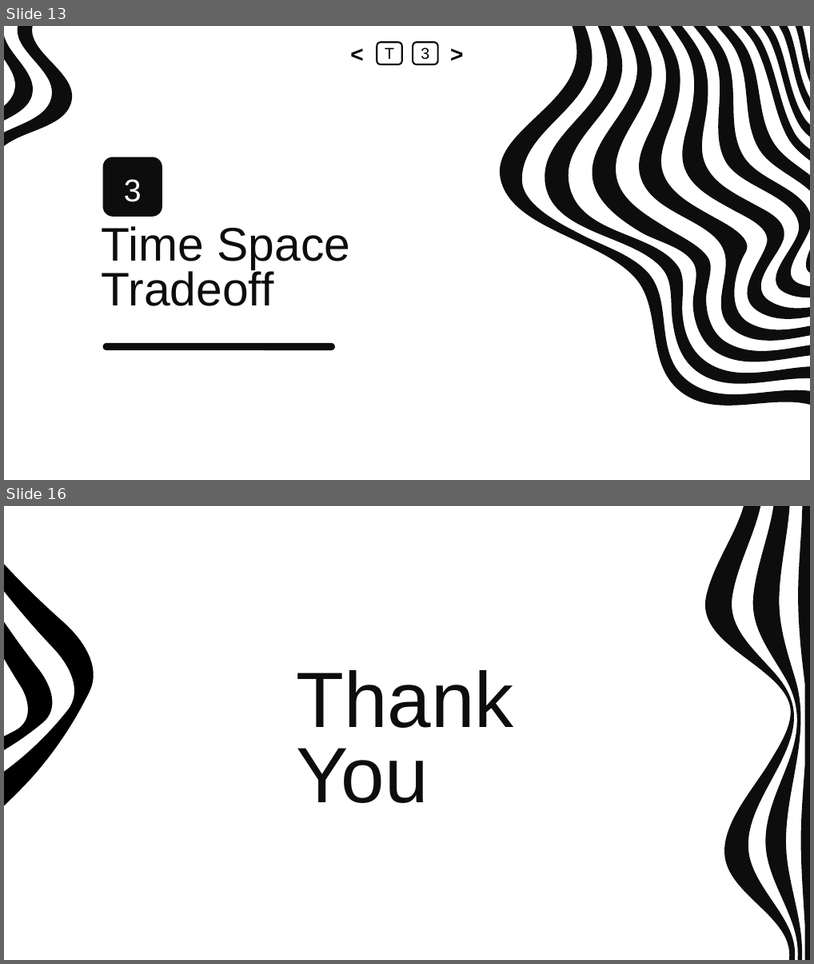
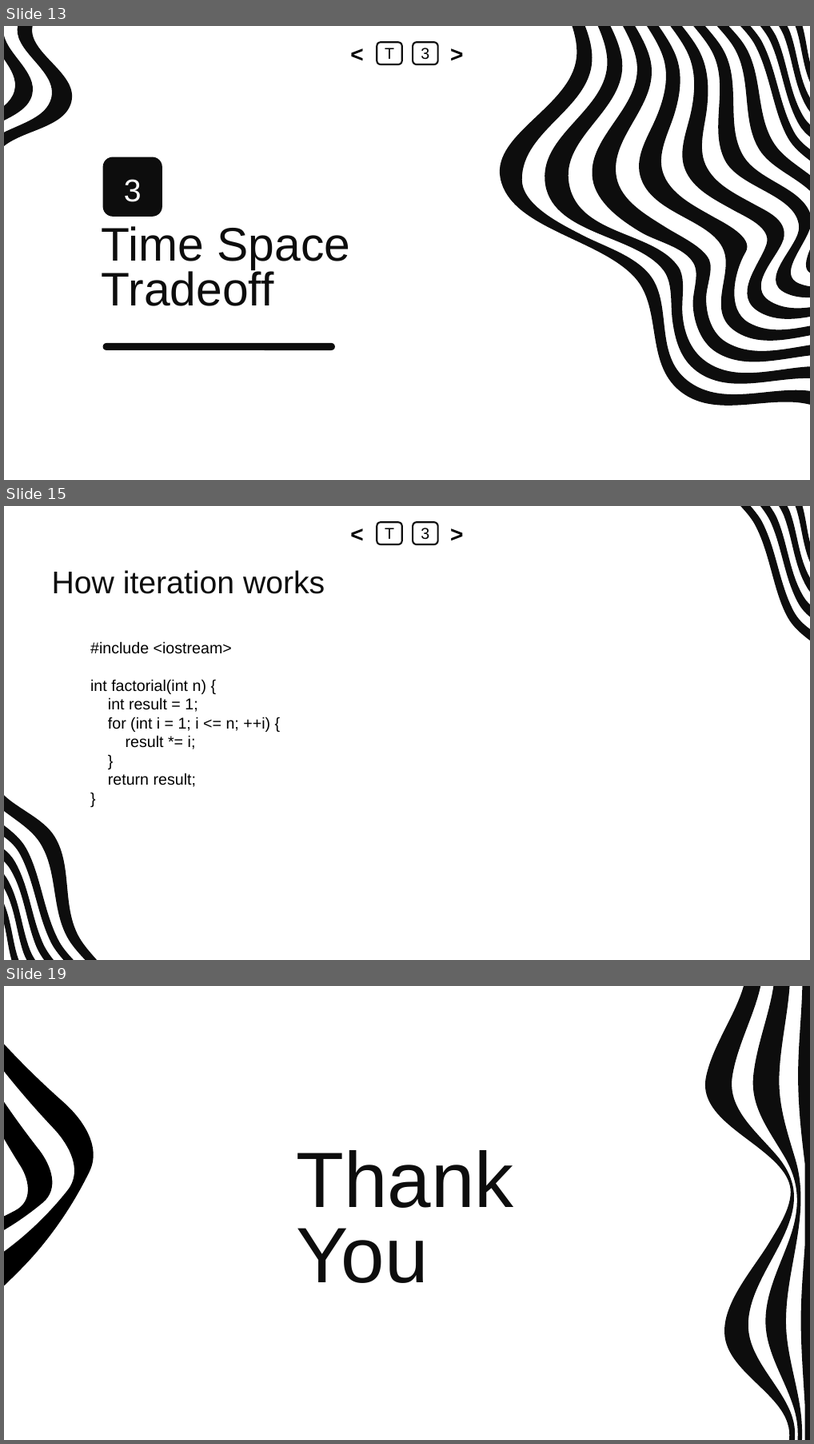
Before and after one commit to abrarhasan3/Data-Structure-Course-Content, a slide deck: Lecture 3/3. Recursion, Iteration, Time Space Trade off.pptx. Shown one above the other, each under a label of ours: slides 13 and 16 before the commit, slides 13, 15 and 19 after it; the slides between them are not shown. The pictures are 814x964 and 814x1444 pixels, drawn with LibreOffice and Linux fonts; fonts in the diff are those of the drawing. Boxes give left, top, right and bottom in pixels: in the first picture for what was removed or moved away, otherwise in the second. Text is boxed around its words. In the diff, an @@ line names an element or a change of style, - is before the commit and + after.

```diff
--- a/Lecture 3/3. Recursion, Iteration, Time Space Trade off.pptx
+++ b/Lecture 3/3. Recursion, Iteration, Time Space Trade off.pptx
@@ slide 15 added at <box>4,506,810,960</box>, background #FFFFFF @@
@@ text added at <box>345,522,370,544</box>, 20 pt, text #000000, bold @@
+<
@@ rounded rectangle added at <box>378,522,402,544</box>, fill #FFFFFF, outline #0D0D0D 1.5 pt, 14 pt, text #000000 @@
+T
@@ rounded rectangle added at <box>413,522,438,544</box>, fill #FFFFFF, outline #0D0D0D 1.5 pt, 14 pt, text #000000 @@
+3
@@ text added at <box>444,522,470,544</box>, 20 pt, text #000000, bold @@
+>
@@ group added at <box>4,506,810,960</box>: 9 freeform shapes @@
@@ title added at <box>52,570,325,594</box>, 28 pt, text #0D0D0D @@
+How iteration works
@@ text added at <box>90,641,270,787</box>, 14 pt, text #000000 @@
+#include <iostream>
+int factorial(int n) {
+int result = 1;
+for (int i = 1; i <= n; ++i) {
+result *= i;
+}
+return result;
+}
@@ what was slide 16 is now slide 19 @@
```
Also in this commit, not shown: 2 slides changed, 2 other slides added, 4 other files.
